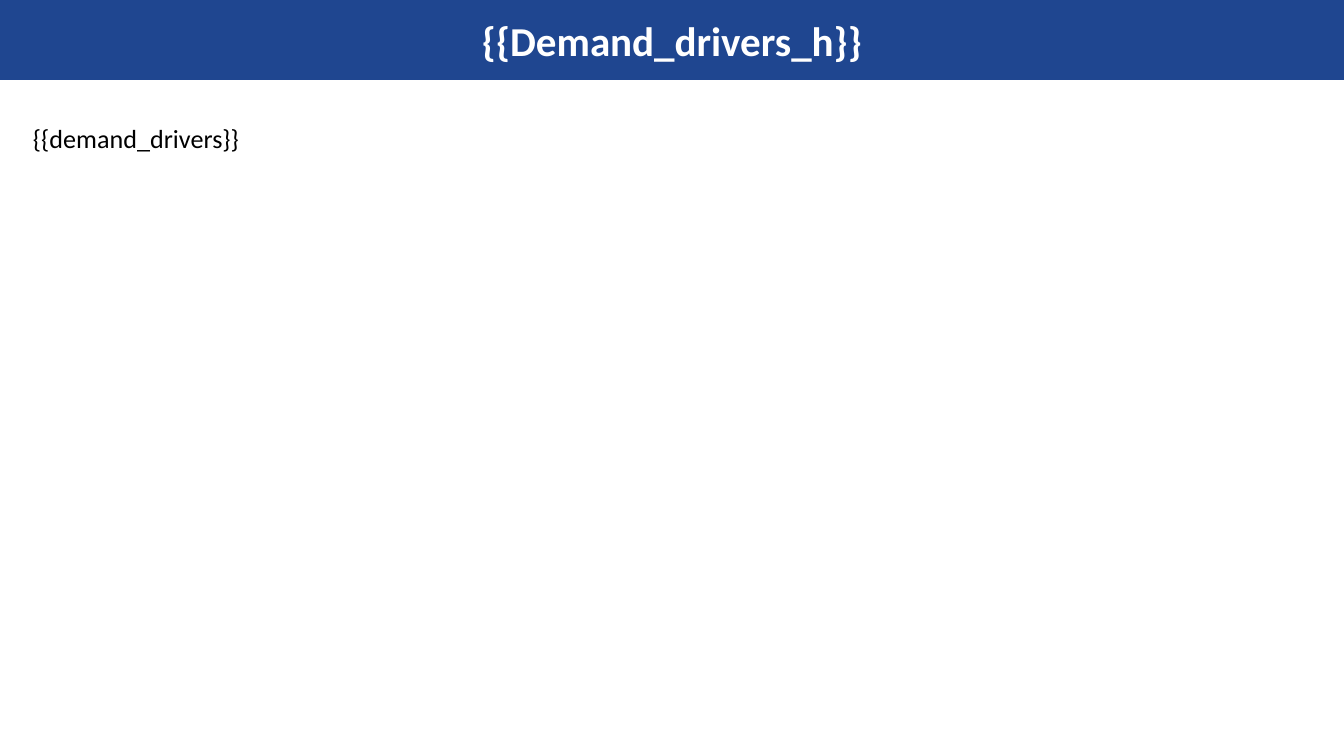
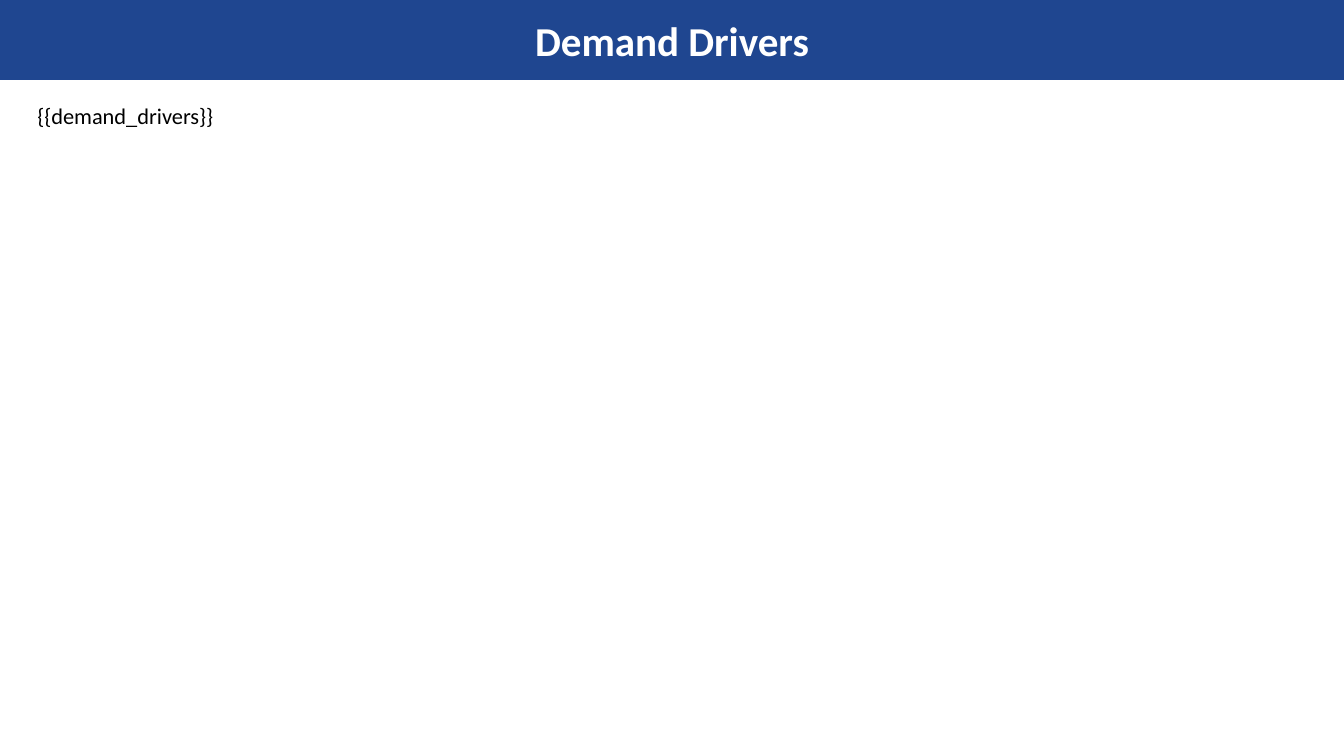
Before and after one commit to pratik1133/fluffy-lamp, a slide deck: slide 9 of master_template.pptx. Drawn at 1344x756 pixels with LibreOffice and Linux fonts; fonts in the diff are those of the drawing; background and template pictures are left out. Boxes give left, top, right and bottom in pixels: in the first picture for what was removed or moved away, otherwise in the second. Text is boxed around its words. In the diff, an @@ line names an element or a change of style, - is before the commit and + after.

```diff
--- a/master_template.pptx
+++ b/master_template.pptx
@@ title at box(535, 27, 809, 57): text changed @@
-{{Demand_drivers_h}}
+Demand Drivers
@@ text "{{demand_drivers}}": place and size @@
-text "{{demand_drivers}}" at box(33, 129, 239, 152)
+text "{{demand_drivers}}" at box(37, 107, 213, 127)
@@ text "{{demand_drivers}}" at box(37, 107, 213, 127): size 14 to 12 pt @@
```
Also in this commit, not shown: 15 other slides changed.
